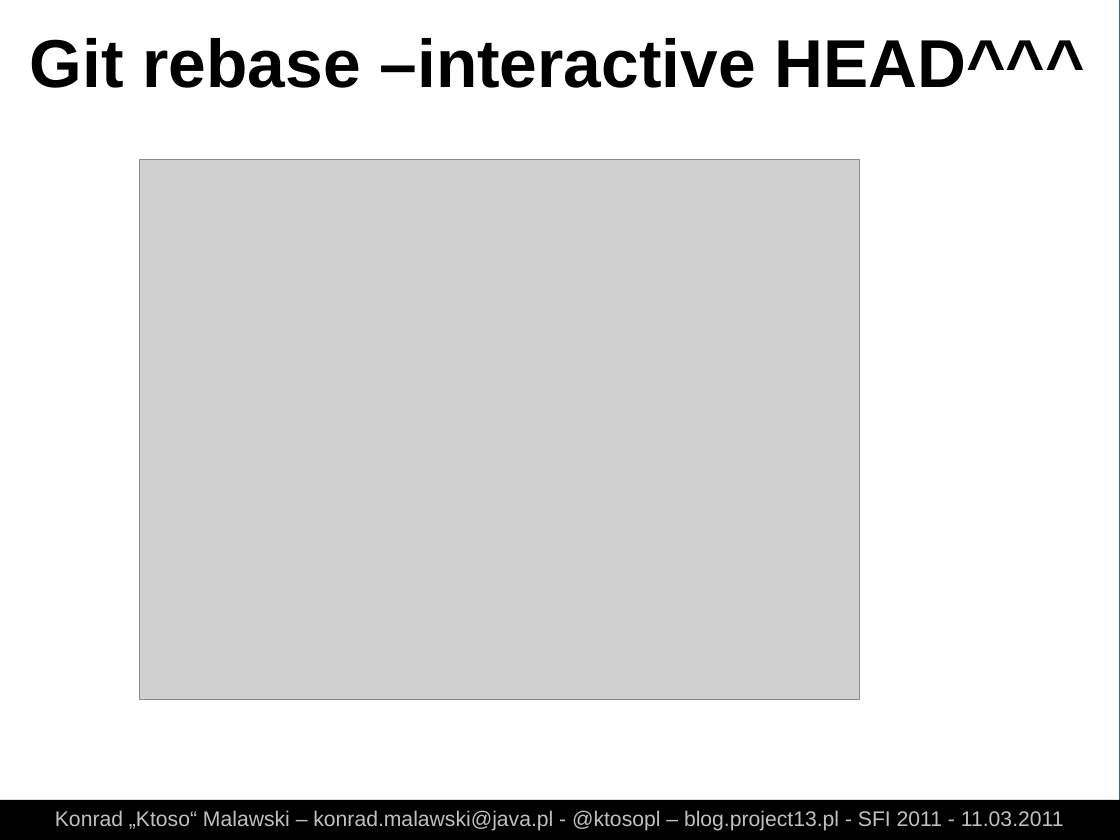
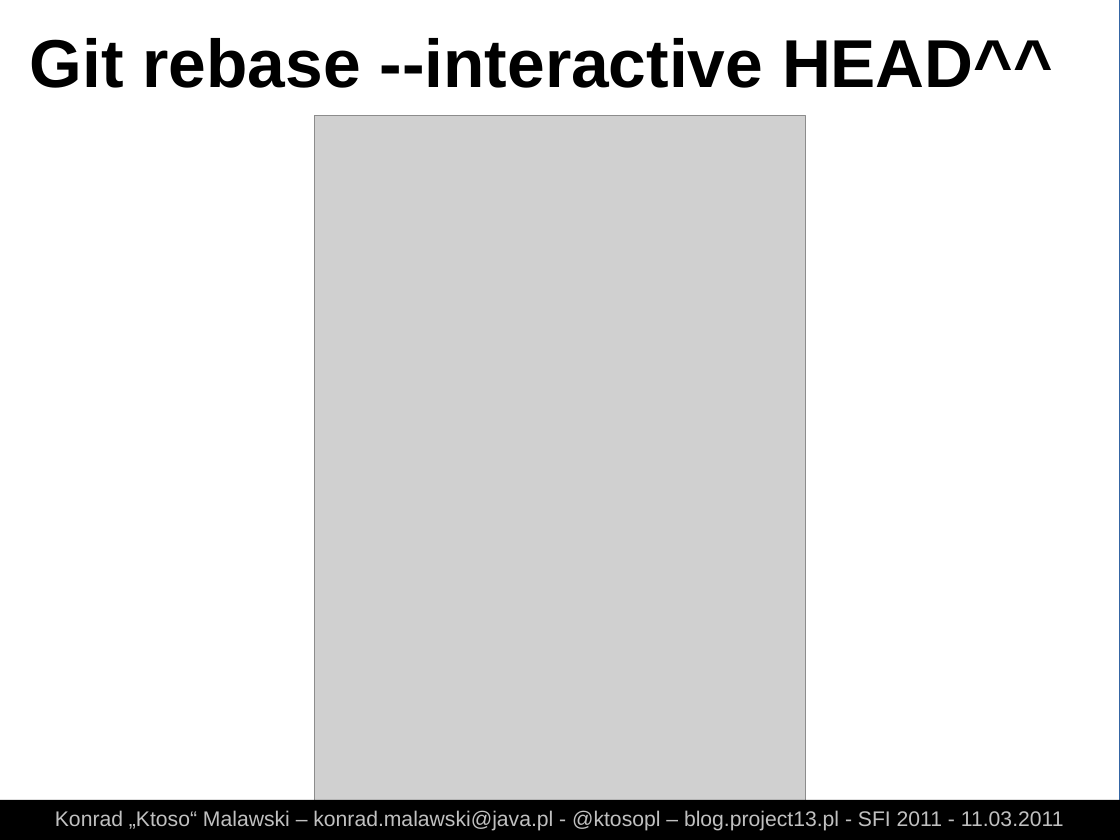
Before and after one commit to ktoso/git-presentation, a slide deck: slide 51 of slides.odp (slide 44 before the commit). Drawn at 1120x840 pixels with LibreOffice and Linux fonts; fonts in the diff are those of the drawing; grey boxes stand for pictures. Boxes give left, top, right and bottom in pixels: in the first picture for what was removed or moved away, otherwise in the second. Text is boxed around its words. In the diff, an @@ line names an element or a change of style, - is before the commit and + after.

Commit message:
+ work on more basic slides after consulting adrian + also added rebase slides, will not show this in action but only on slides I guess

```diff
--- a/slides.odp
+++ b/slides.odp
@@ text at <box>30,38,1053,88</box>: text changed @@
-Git rebase –interactive HEAD^^^
+Git rebase --interactive HEAD^^
@@ picture: place and size @@
-picture at <box>140,160,861,699</box>
+picture at <box>315,116,806,825</box>
```
Also in this commit, not shown: 2 other slides changed, 12 slides added, 16 other files.
